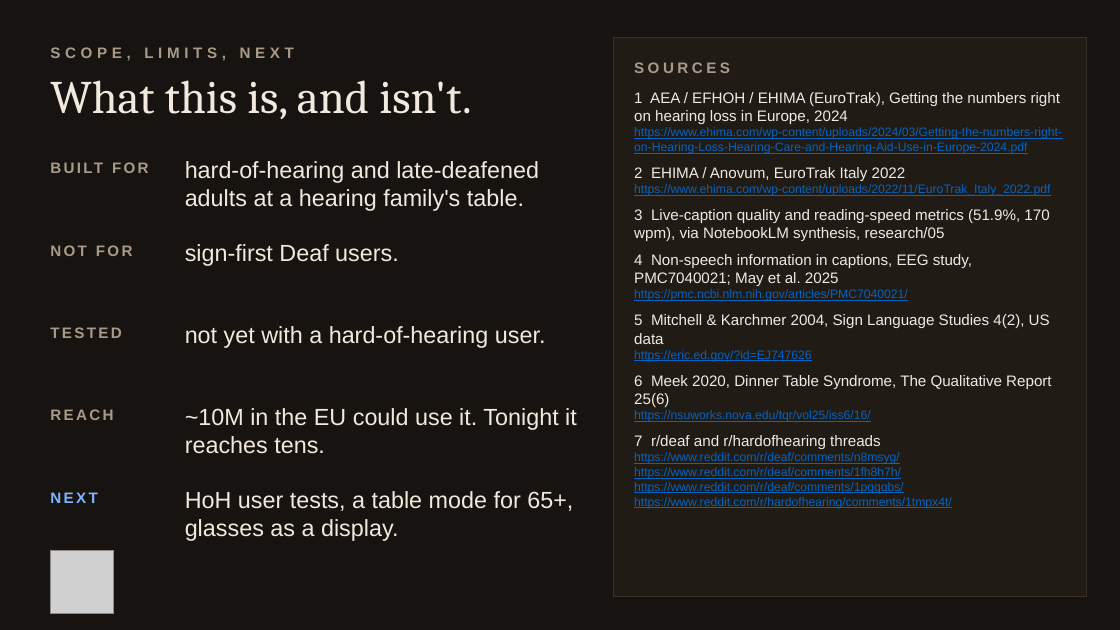
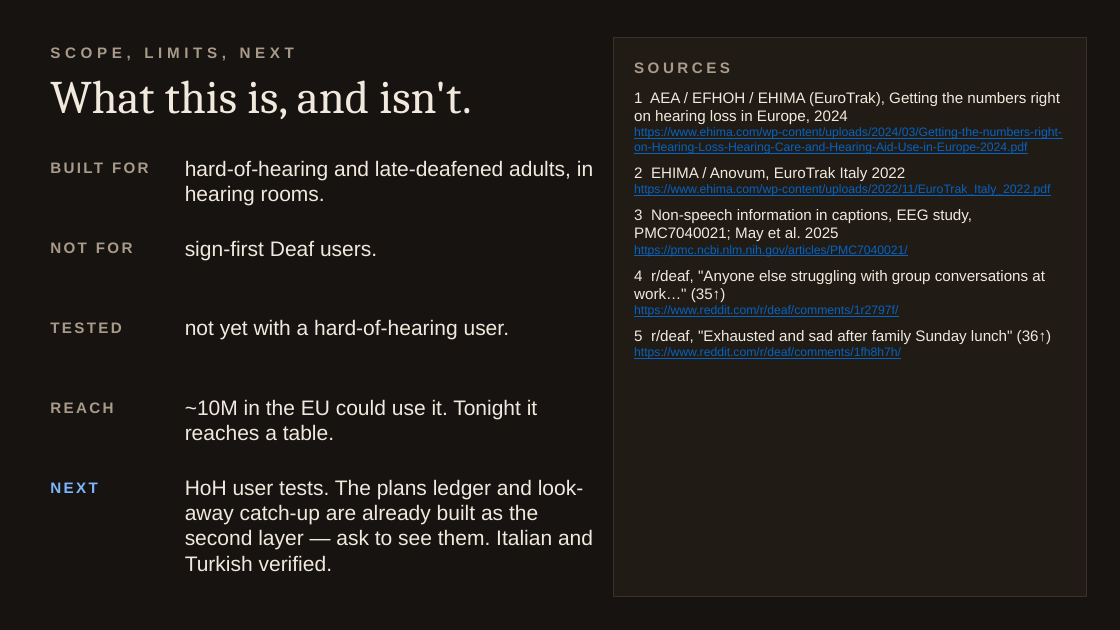
Before and after one commit to laqostine/one-at-a-time, a slide deck: slide 6 of pitch/I-Missed-That-BAINSA.pptx (slide 8 before the commit). Drawn at 1120x630 pixels with LibreOffice and Linux fonts; fonts in the diff are those of the drawing; grey boxes stand for pictures. Boxes give left, top, right and bottom in pixels: in the first picture for what was removed or moved away, otherwise in the second. Text is boxed around its words. In the diff, an @@ line names an element or a change of style, - is before the commit and + after.

```diff
--- a/pitch/I-Missed-That-BAINSA.pptx
+++ b/pitch/I-Missed-That-BAINSA.pptx
@@ text at [185, 160, 593, 206]: text changed; size 20 to 18 pt @@
-hard-of-hearing and late-deafened adults at a hearing family's table.
+hard-of-hearing and late-deafened adults, in hearing rooms.
@@ text at [634, 209, 972, 241]: text changed @@
-3 Live-caption quality and reading-speed metrics (51.9%, 170 wpm), via NotebookLM synthesis, research/05
-4 Non-speech information in captions, EEG study, PMC7040021; May et al. 2025
+3 Non-speech information in captions, EEG study, PMC7040021; May et al. 2025
@@ text "sign-first Deaf users." at [185, 240, 377, 260]: size 20 to 18 pt @@
@@ text at [634, 270, 1051, 344]: text changed @@
-5 Mitchell & Karchmer 2004, Sign Language Studies 4(2), US data
-https://eric.ed.gov/?id=EJ747626
-6 Meek 2020, Dinner Table Syndrome, The Qualitative Report 25(6)
-https://nsuworks.nova.edu/tqr/vol25/iss6/16/
-7 r/deaf and r/hardofhearing threads
-https://www.reddit.com/r/deaf/comments/n8msyg/
+4 r/deaf, "Anyone else struggling with group conversations at work…" (35↑)
+https://www.reddit.com/r/deaf/comments/1r2797f/
+5 r/deaf, "Exhausted and sad after family Sunday lunch" (36↑)
@@ text "TESTED": place and size @@
-text "TESTED" at [50, 327, 121, 338]
+text "TESTED" at [50, 322, 121, 333]
@@ text "not yet with a hard-of-hearing ..." at [185, 319, 510, 340]: size 20 to 18 pt @@
@@ text at [634, 347, 901, 359]: more space between paragraphs @@
@@ text "REACH": place and size @@
-text "REACH" at [50, 409, 113, 420]
+text "REACH" at [50, 402, 113, 413]
@@ text at [185, 399, 537, 440]: text changed; size 20 to 18 pt @@
-~10M in the EU could use it. Tonight it reaches tens.
+~10M in the EU could use it. Tonight it reaches a table.
@@ text "NEXT": place and size @@
-text "NEXT" at [50, 492, 97, 503]
+text "NEXT" at [50, 482, 97, 493]
@@ text added at [185, 479, 593, 571], 18 pt, text #F1E9DD @@
+HoH user tests. The plans ledger and look-away catch-up are already built as the second layer — ask to see them. Italian and Turkish verified.
@@ text removed at [185, 491, 573, 541] @@
-HoH user tests, a table mode for 65+, glasses as a display.
@@ text at [634, 482, 952, 509]: paragraphs removed @@
-https://www.reddit.com/r/deaf/comments/1pqqqbs/
-https://www.reddit.com/r/hardofhearing/comments/1tmpx4t/
@@ picture removed at [50, 550, 113, 613] @@
```
Also in this commit, not shown: 2 other slides changed, 3 slides added, 5 slides removed, 21 other files.
